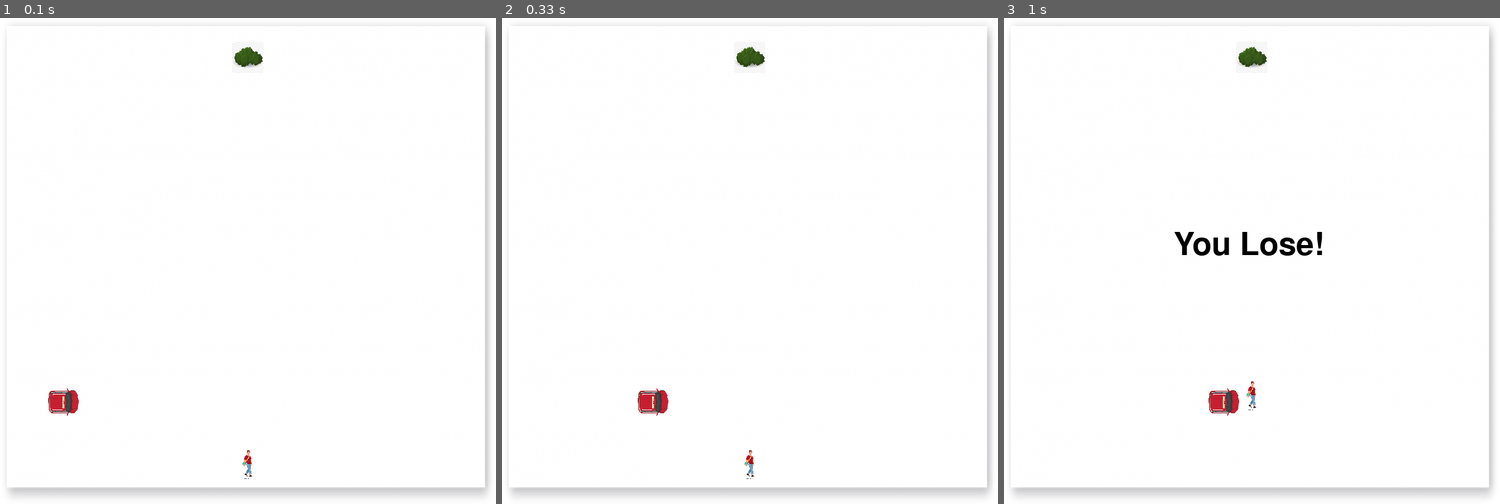
Above: before the commit, frames 1-3 (left to right).
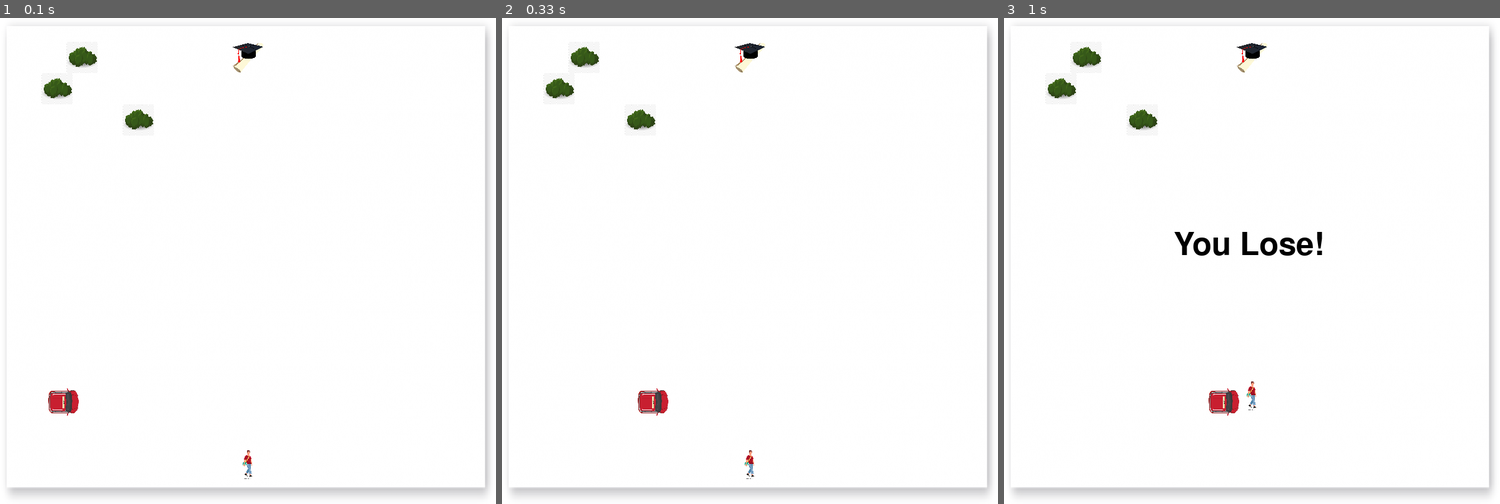
Above: after the commit, the same moments.

Repository: lorenabas/projetofinal.pygame
Game: pygame game, started from PyGame_projeto.py
The game is run twice, just before and just after one commit, with the same random seed, the same clock (stepped at 60 frames per second) and the same inputs.
Inputs:
- Up to frame 1 (0.1 s): no input
- Up to frame 2 (0.33 s): no input
- Up to frame 3 (1 s): hold Up 0.33-0.8 s

The runs differ from the first frame. In frame 1, 0.8% of the frame differs, in the area x 8-54%, y 5-24%; in frame 2, 0.8%; in frame 3, 0.8%.

Commit message:
Ajustes arbusto

Diff:
--- a/PyGame_projeto.py
+++ b/PyGame_projeto.py
@@ -54,15 +54,16 @@
         carro_1.SPEED *= level_speed
 
         # criação de outro carro
+
         carro_2 = CarroCharacter('carro_pi.png', 20,200, 50, 50)
         carro_2.SPEED *= level_speed
 
         diploma = Elementojogo('diploma.png', 375, 50, 50, 50)
         chapeu = Elementojogo('chapeu_formatura.png', 375, 50, 50, 50)
 
-        arbusto1 = Elementojogo('arbusto.jpg', 375, 50, 50, 50)
-        arbusto2 = Elementojogo('arbusto.jpg', 375, 50, 50, 50)
-        arbusto3 = Elementojogo('arbusto.jpg', 375, 50, 50, 50)
+        arbusto1 = Elementojogo('arbusto.jpg', 110, 50, 50, 50)
+        arbusto2 = Elementojogo('arbusto.jpg', 70, 100, 50, 50)
+        arbusto3 = Elementojogo('arbusto.jpg', 200, 150, 50, 50)
 
         pygame.mixer.music.play(loops=-1)
         start_sound = pygame.mixer.Sound('assets/snd/expl6.wav')
